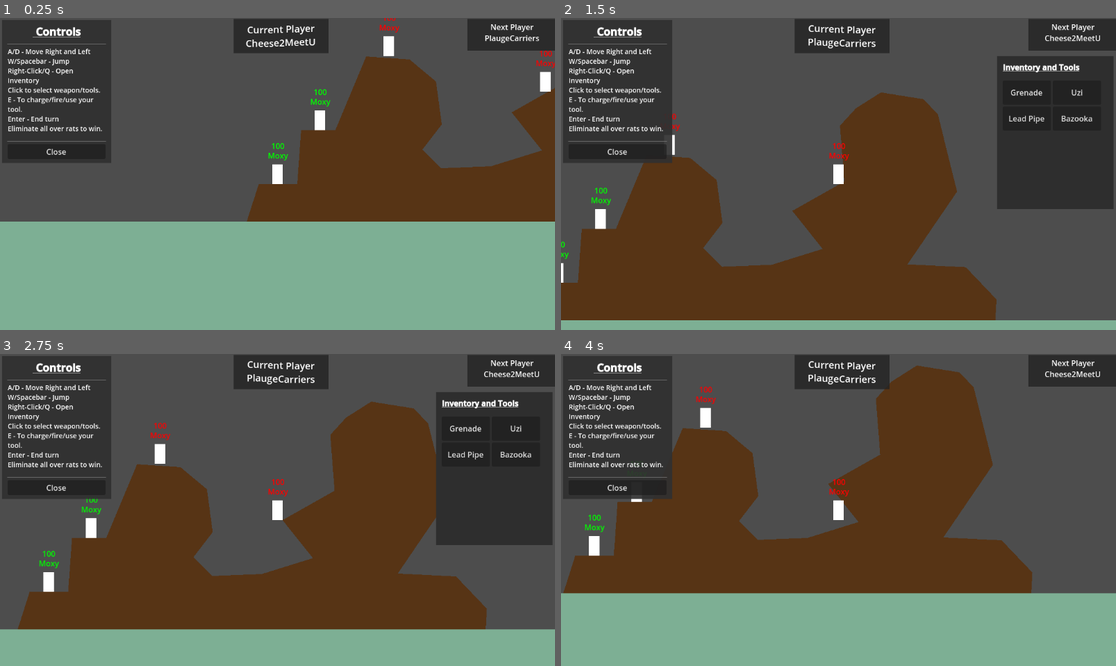
Above: before the commit, frames 1-4 (two rows, left to right).
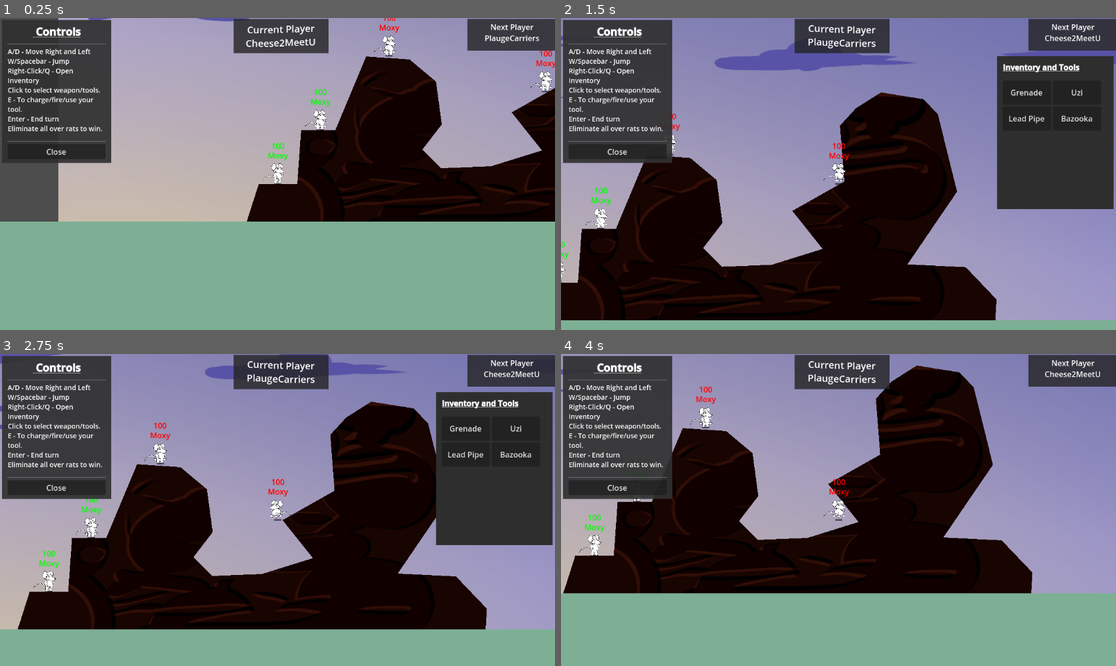
Above: after the commit, the same moments.

Repository: malceore/LD56
Game: Godot game, scene res://scenes/battle_ground/battle_ground.tscn
The game is run twice, just before and just after one commit, with the same random seed, the same clock (stepped at 60 frames per second) and the same inputs.
Inputs (mouse positions are in pixels of both pictures, inside the frame that each line leads up to):
- Up to frame 1 (0.25 s): no input
- Up to frame 2 (1.5 s): tap Enter (Skip_Turn) at 0.5 s; move the mouse to (960, 158) at 0.52 s; hold E (Shoot) 0.53-1.28 s; hold D (Move_Right) from 0.53 s (still down); click (960, 158) at 0.67 s; tap Space (Jump) at 0.77 s; move the mouse to (727, 189) at 1.27 s; tap Q at 1.35 s; click (727, 189) at 1.42 s
- Up to frame 3 (2.75 s): tap Space (Jump) at 1.52 s; move the mouse to (333, 441) at 2.02 s; release D (Move_Right) at 2.03 s; hold A (Move_Left) from 2.03 s (still down); hold E (Shoot) from 2.03 s (still down); click (333, 441) at 2.17 s
- Up to frame 4 (4 s): move the mouse to (810, 572) at 2.77 s; release A (Move_Left) at 2.78 s; release E (Shoot) at 2.78 s; hold D (Move_Right) from 2.78 s (still down); tap Q at 2.85 s; click (810, 572) at 2.92 s; tap Space (Jump) at 3.02, 3.77 s; move the mouse to (1005, 556) at 3.52 s; hold E (Shoot) from 3.53 s (still down); click (1005, 556) at 3.67 s

The runs differ from the first frame. In frame 1, 50% of the frame differs, in the area x 10-100%, y 0-66%; in frame 2, 74%, in the area x 0-100%, y 0-97%; in frame 3, 65%; in frame 4, 64%.

Commit message:
added character sprites, graphics for backgrounds and sky, applied them. have graphics for weapons, but need to apply them still.

Diff:
--- a/scenes/character/character.gd
+++ b/scenes/character/character.gd
@@ -4,6 +4,8 @@
 @export var custom_name = "Moxy"
 @onready var name_label = $NameLabel
 @onready var health_label = $HealthLabel
+@onready var sprite_ap = $Sprite.get_node("AnimationPlayer")
+@onready var sprite_body = $Sprite.get_node("Body")
 
 const SPEED = 150.0
 const JUMP_VELOCITY = -200.0
@@ -66,4 +68,14 @@
 		else:
 			velocity.x = move_toward(velocity.x, 0, SPEED)
 
+		# Handle Animation
+		if velocity.x != 0:
+			sprite_ap.play("scurry")
+			if velocity.x < 0:
+				sprite_body.scale.x = -1
+			else:
+				sprite_body.scale.x = 1
+		else:
+			sprite_ap.play("idle")
+
 		move_and_slide()
--- a/scenes/character/character.tscn
+++ b/scenes/character/character.tscn
@@ -1,6 +1,7 @@
-[gd_scene load_steps=3 format=3 uid="uid://dgq8ynyvfh4y2"]
+[gd_scene load_steps=4 format=3 uid="uid://dgq8ynyvfh4y2"]
 
 [ext_resource type="Script" path="res://scenes/character/character.gd" id="1_cqf68"]
+[ext_resource type="PackedScene" uid="uid://d48v7jhv47s6" path="res://scenes/character/sprite_2/sprite.tscn" id="2_1ryj8"]
 
 [sub_resource type="CapsuleShape2D" id="CapsuleShape2D_1u11f"]
 height = 42.0
@@ -8,14 +9,19 @@
 [node name="Character" type="CharacterBody2D"]
 script = ExtResource("1_cqf68")
 
+[node name="ColorRect" type="ColorRect" parent="."]
+offset_left = -7.0
+offset_top = 19.0
+offset_right = 8.0
+offset_bottom = 22.0
+color = Color(0, 0, 0, 0.6)
+
+[node name="Sprite" parent="." instance=ExtResource("2_1ryj8")]
+position = Vector2(-1, -3)
+scale = Vector2(0.101608, 0.101608)
+
 [node name="CollisionShape2D" type="CollisionShape2D" parent="."]
 shape = SubResource("CapsuleShape2D_1u11f")
-
-[node name="ColorRect" type="ColorRect" parent="."]
-offset_left = -11.0
-offset_top = -20.0
-offset_right = 11.0
-offset_bottom = 21.0
 
 [node name="NameLabel" type="RichTextLabel" parent="."]
 custom_minimum_size = Vector2(100, 25)
--- /dev/null
+++ b/scenes/character/sprite_2/sprite.tscn
@@ -0,0 +1,542 @@
+[gd_scene load_steps=6 format=3 uid="uid://d48v7jhv47s6"]
+
+[ext_resource type="Texture2D" uid="uid://bn6o67cgyg4pb" path="res://graphics/sprites/mouse_sprites.png" id="1_8j8pr"]
+
+[sub_resource type="Animation" id="Animation_oc47t"]
+resource_name = "idle"
+length = 3.0
+loop_mode = 1
+tracks/0/type = "value"
+tracks/0/imported = false
+tracks/0/enabled = true
+tracks/0/path = NodePath("Body:scale")
+tracks/0/interp = 1
+tracks/0/loop_wrap = true
+tracks/0/keys = {
+"times": PackedFloat32Array(0, 1.5, 3),
+"transitions": PackedFloat32Array(1, 1.41421, 1),
+"update": 0,
+"values": [Vector2(1, 1), Vector2(0.957, 1.059), Vector2(1, 1)]
+}
+tracks/1/type = "value"
+tracks/1/imported = false
+tracks/1/enabled = true
+tracks/1/path = NodePath("Body/Leg1:visible")
+tracks/1/interp = 1
+tracks/1/loop_wrap = true
+tracks/1/keys = {
+"times": PackedFloat32Array(0),
+"transitions": PackedFloat32Array(1),
+"update": 1,
+"values": [true]
+}
+tracks/2/type = "value"
+tracks/2/imported = false
+tracks/2/enabled = true
+tracks/2/path = NodePath("Body/Leg2:visible")
+tracks/2/interp = 1
+tracks/2/loop_wrap = true
+tracks/2/keys = {
+"times": PackedFloat32Array(0),
+"transitions": PackedFloat32Array(1),
+"update": 1,
+"values": [true]
+}
+tracks/3/type = "value"
+tracks/3/imported = false
+tracks/3/enabled = true
+tracks/3/path = NodePath("Body/feets2:position")
+tracks/3/interp = 1
+tracks/3/loop_wrap = true
+tracks/3/keys = {
+"times": PackedFloat32Array(0),
+"transitions": PackedFloat32Array(1),
+"update": 0,
+"values": [Vector2(-1014, -254)]
+}
+tracks/4/type = "value"
+tracks/4/imported = false
+tracks/4/enabled = true
+tracks/4/path = NodePath("Body/feets3:position")
+tracks/4/interp = 1
+tracks/4/loop_wrap = true
+tracks/4/keys = {
+"times": PackedFloat32Array(0),
+"transitions": PackedFloat32Array(1),
+"update": 0,
+"values": [Vector2(-700, -750)]
+}
+tracks/5/type = "value"
+tracks/5/imported = false
+tracks/5/enabled = true
+tracks/5/path = NodePath("Body/feets:position")
+tracks/5/interp = 1
+tracks/5/loop_wrap = true
+tracks/5/keys = {
+"times": PackedFloat32Array(0),
+"transitions": PackedFloat32Array(1),
+"update": 0,
+"values": [Vector2(-889, -530)]
+}
+tracks/6/type = "value"
+tracks/6/imported = false
+tracks/6/enabled = true
+tracks/6/path = NodePath("Body/Arm1:position")
+tracks/6/interp = 1
+tracks/6/loop_wrap = true
+tracks/6/keys = {
+"times": PackedFloat32Array(0),
+"transitions": PackedFloat32Array(1),
+"update": 0,
+"values": [Vector2(-266.638, 51.6961)]
+}
+tracks/7/type = "value"
+tracks/7/imported = false
+tracks/7/enabled = true
+tracks/7/path = NodePath("Body/Leg2:position")
+tracks/7/interp = 1
+tracks/7/loop_wrap = true
+tracks/7/keys = {
+"times": PackedFloat32Array(0),
+"transitions": PackedFloat32Array(1),
+"update": 0,
+"values": [Vector2(-264, -407)]
+}
+tracks/8/type = "value"
+tracks/8/imported = false
+tracks/8/enabled = true
+tracks/8/path = NodePath("Body/Leg1:position")
+tracks/8/interp = 1
+tracks/8/loop_wrap = true
+tracks/8/keys = {
+"times": PackedFloat32Array(0),
+"transitions": PackedFloat32Array(1),
+"update": 0,
+"values": [Vector2(-144, -460)]
+}
+tracks/9/type = "value"
+tracks/9/imported = false
+tracks/9/enabled = true
+tracks/9/path = NodePath("Body/Torso:position")
+tracks/9/interp = 1
+tracks/9/loop_wrap = true
+tracks/9/keys = {
+"times": PackedFloat32Array(0),
+"transitions": PackedFloat32Array(1),
+"update": 0,
+"values": [Vector2(-125.638, -381.304)]
+}
+tracks/10/type = "value"
+tracks/10/imported = false
+tracks/10/enabled = true
+tracks/10/path = NodePath("Body/Head:position")
+tracks/10/interp = 1
+tracks/10/loop_wrap = true
+tracks/10/keys = {
+"times": PackedFloat32Array(0),
+"transitions": PackedFloat32Array(1),
+"update": 0,
+"values": [Vector2(-381.638, -212.304)]
+}
+tracks/11/type = "value"
+tracks/11/imported = false
+tracks/11/enabled = true
+tracks/11/path = NodePath("Body/Arm2:position")
+tracks/11/interp = 1
+tracks/11/loop_wrap = true
+tracks/11/keys = {
+"times": PackedFloat32Array(0),
+"transitions": PackedFloat32Array(1),
+"update": 0,
+"values": [Vector2(-251.638, -163.304)]
+}
+tracks/12/type = "value"
+tracks/12/imported = false
+tracks/12/enabled = true
+tracks/12/path = NodePath("Body/Tail:position")
+tracks/12/interp = 1
+tracks/12/loop_wrap = true
+tracks/12/keys = {
+"times": PackedFloat32Array(0),
+"transitions": PackedFloat32Array(1),
+"update": 0,
+"values": [Vector2(227.362, 1152.7)]
+}
+
+[sub_resource type="Animation" id="Animation_jb0vv"]
+length = 0.001
+tracks/0/type = "value"
+tracks/0/imported = false
+tracks/0/enabled = true
+tracks/0/path = NodePath("Body:scale")
+tracks/0/interp = 1
+tracks/0/loop_wrap = true
+tracks/0/keys = {
+"times": PackedFloat32Array(0),
+"transitions": PackedFloat32Array(1),
+"update": 0,
+"values": [Vector2(1, 1)]
+}
+tracks/1/type = "value"
+tracks/1/imported = false
+tracks/1/enabled = true
+tracks/1/path = NodePath("Body/Leg1:visible")
+tracks/1/interp = 1
+tracks/1/loop_wrap = true
+tracks/1/keys = {
+"times": PackedFloat32Array(0),
+"transitions": PackedFloat32Array(1),
+"update": 1,
+"values": [true]
+}
+tracks/2/type = "value"
+tracks/2/imported = false
+tracks/2/enabled = true
+tracks/2/path = NodePath("Body/Leg2:visible")
+tracks/2/interp = 1
+tracks/2/loop_wrap = true
+tracks/2/keys = {
+"times": PackedFloat32Array(0),
+"transitions": PackedFloat32Array(1),
+"update": 1,
+"values": [true]
+}
+tracks/3/type = "value"
+tracks/3/imported = false
+tracks/3/enabled = true
+tracks/3/path = NodePath("Body/feets:position")
+tracks/3/interp = 1
+tracks/3/loop_wrap = true
+tracks/3/keys = {
+"times": PackedFloat32Array(0),
+"transitions": PackedFloat32Array(1),
+"update": 0,
+"values": [Vector2(-892.658, -450.607)]
+}
+tracks/4/type = "value"
+tracks/4/imported = false
+tracks/4/enabled = true
+tracks/4/path = NodePath("Body/feets3:position")
+tracks/4/interp = 1
+tracks/4/loop_wrap = true
+tracks/4/keys = {
+"times": PackedFloat32Array(0),
+"transitions": PackedFloat32Array(1),
+"update": 0,
+"values": [Vector2(-798.658, -680.607)]
+}
+tracks/5/type = "value"
+tracks/5/imported = false
+tracks/5/enabled = true
+tracks/5/path = NodePath("Body/feets2:position")
+tracks/5/interp = 1
+tracks/5/loop_wrap = true
+tracks/5/keys = {
+"times": PackedFloat32Array(0),
+"transitions": PackedFloat32Array(1),
+"update": 0,
+"values": [Vector2(-934.658, -186.607)]
+}
+tracks/6/type = "value"
+tracks/6/imported = false
+tracks/6/enabled = true
+tracks/6/path = NodePath("Body/Tail:position")
+tracks/6/interp = 1
+tracks/6/loop_wrap = true
+tracks/6/keys = {
+"times": PackedFloat32Array(0),
+"transitions": PackedFloat32Array(1),
+"update": 0,
+"values": [Vector2(227, 1162)]
+}
+tracks/7/type = "value"
+tracks/7/imported = false
+tracks/7/enabled = true
+tracks/7/path = NodePath("Body/Torso:position")
+tracks/7/interp = 1
+tracks/7/loop_wrap = true
+tracks/7/keys = {
+"times": PackedFloat32Array(0),
+"transitions": PackedFloat32Array(1),
+"update": 0,
+"values": [Vector2(-126, -372)]
+}
+tracks/8/type = "value"
+tracks/8/imported = false
+tracks/8/enabled = true
+tracks/8/path = NodePath("Body/Head:position")
+tracks/8/interp = 1
+tracks/8/loop_wrap = true
+tracks/8/keys = {
+"times": PackedFloat32Array(0),
+"transitions": PackedFloat32Array(1),
+"update": 0,
+"values": [Vector2(-382, -203)]
+}
+tracks/9/type = "value"
+tracks/9/imported = false
+tracks/9/enabled = true
+tracks/9/path = NodePath("Body/Arm2:position")
+tracks/9/interp = 1
+tracks/9/loop_wrap = true
+tracks/9/keys = {
+"times": PackedFloat32Array(0),
+"transitions": PackedFloat32Array(1),
+"update": 0,
+"values": [Vector2(-252, -154)]
+}
+tracks/10/type = "value"
+tracks/10/imported = false
+tracks/10/enabled = true
+tracks/10/path = NodePath("Body/Arm1:position")
+tracks/10/interp = 1
+tracks/10/loop_wrap = true
+tracks/10/keys = {
+"times": PackedFloat32Array(0),
+"transitions": PackedFloat32Array(1),
+"update": 0,
+"values": [Vector2(-267, 61)]
+}
+tracks/11/type = "value"
+tracks/11/imported = false
+tracks/11/enabled = true
+tracks/11/path = NodePath("Body/Leg2:position")
+tracks/11/interp = 1
+tracks/11/loop_wrap = true
+tracks/11/keys = {
+"times": PackedFloat32Array(0),
+"transitions": PackedFloat32Array(1),
+"update": 0,
+"values": [Vector2(-264, -407)]
+}
+tracks/12/type = "value"
+tracks/12/imported = false
+tracks/12/enabled = true
+tracks/12/path = NodePath("Body/Leg1:position")
+tracks/12/interp = 1
+tracks/12/loop_wrap = true
+tracks/12/keys = {
+"times": PackedFloat32Array(0),
+"transitions": PackedFloat32Array(1),
+"update": 0,
+"values": [Vector2(-144, -460)]
+}
+
+[sub_resource type="Animation" id="Animation_lvajy"]
+resource_name = "scurry"
+length = 1.3
+loop_mode = 1
+tracks/0/type = "value"
+tracks/0/imported = false
+tracks/0/enabled = true
+tracks/0/path = NodePath("Body/Leg1:visible")
+tracks/0/interp = 1
+tracks/0/loop_wrap = true
+tracks/0/keys = {
+"times": PackedFloat32Array(0),
+"transitions": PackedFloat32Array(1),
+"update": 1,
+"values": [false]
+}
+tracks/1/type = "value"
+tracks/1/imported = false
+tracks/1/enabled = true
+tracks/1/path = NodePath("Body/Leg2:visible")
+tracks/1/interp = 1
+tracks/1/loop_wrap = true
+tracks/1/keys = {
+"times": PackedFloat32Array(0),
+"transitions": PackedFloat32Array(1),
+"update": 1,
+"values": [false]
+}
+tracks/2/type = "value"
+tracks/2/imported = false
+tracks/2/enabled = true
+tracks/2/path = NodePath("Body/feets:position")
+tracks/2/interp = 1
+tracks/2/loop_wrap = true
+tracks/2/keys = {
+"times": PackedFloat32Array(0, 0.3, 0.6, 0.9, 1.2),
+"transitions": PackedFloat32Array(1, 1, 1, 1, 1),
+"update": 1,
+"values": [Vector2(-892.658, -450.607), Vector2(-889, -533), Vector2(-892.658, -450.607), Vector2(-889, -533), Vector2(-892.658, -450.607)]
+}
+tracks/3/type = "value"
+tracks/3/imported = false
+tracks/3/enabled = true
+tracks/3/path = NodePath("Body/feets3:position")
+tracks/3/interp = 1
+tracks/3/loop_wrap = true
+tracks/3/keys = {
+"times": PackedFloat32Array(0, 0.3, 0.6, 0.9, 1.2),
+"transitions": PackedFloat32Array(1, 1, 1, 1, 1),
+"update": 1,
+"values": [Vector2(-798.658, -680.607), Vector2(-755, -669), Vector2(-798.658, -680.607), Vector2(-755, -669), Vector2(-798.658, -680.607)]
+}
+tracks/4/type = "value"
+tracks/4/imported = false
+tracks/4/enabled = true
+tracks/4/path = NodePath("Body/feets2:position")
+tracks/4/interp = 1
+tracks/4/loop_wrap = true
+tracks/4/keys = {
+"times": PackedFloat32Array(0, 0.3, 0.6, 0.9, 1.2),
+"transitions": PackedFloat32Array(1, 1, 1, 1, 1),
+"update": 1,
+"values": [Vector2(-934.658, -186.607), Vector2(-978, -178), Vector2(-934.658, -186.607), Vector2(-978, -178), Vector2(-934.658, -186.607)]
+}
+tracks/5/type = "value"
+tracks/5/imported = false
+tracks/5/enabled = true
+tracks/5/path = NodePath("Body/Tail:position")
+tracks/5/interp = 1
+tracks/5/loop_wrap = true
+tracks/5/keys = {
+"times": PackedFloat32Array(0, 0.3, 0.6, 0.9, 1.2),
+"transitions": PackedFloat32Array(1, 1, 1, 1, 1),
+"update": 1,
+"values": [Vector2(227, 1162), Vector2(227.362, 1152.7), Vector2(227, 1162), Vector2(227.362, 1152.7), Vector2(227, 1162)]
+}
+tracks/6/type = "value"
+tracks/6/imported = false
+tracks/6/enabled = true
+tracks/6/path = NodePath("Body/Torso:position")
+tracks/6/interp = 1
+tracks/6/loop_wrap = true
+tracks/6/keys = {
+"times": PackedFloat32Array(0, 0.3, 0.6, 0.9, 1.2),
+"transitions": PackedFloat32Array(1, 1, 1, 1, 1),
+"update": 1,
+"values": [Vector2(-126, -372), Vector2(-125.638, -381.304), Vector2(-126, -372), Vector2(-125.638, -381.304), Vector2(-126, -372)]
+}
+tracks/7/type = "value"
+tracks/7/imported = false
+tracks/7/enabled = true
+tracks/7/path = NodePath("Body/Head:position")
+tracks/7/interp = 1
+tracks/7/loop_wrap = true
+tracks/7/keys = {
+"times": PackedFloat32Array(0, 0.3, 0.6, 0.9, 1.2),
+"transitions": PackedFloat32Array(1, 1, 1, 1, 1),
+"update": 1,
+"values": [Vector2(-382, -203), Vector2(-381.638, -212.304), Vector2(-382, -203), Vector2(-381.638, -212.304), Vector2(-382, -203)]
+}
+tracks/8/type = "value"
+tracks/8/imported = false
+tracks/8/enabled = true
+tracks/8/path = NodePath("Body/Arm2:position")
+tracks/8/interp = 1
+tracks/8/loop_wrap = true
+tracks/8/keys = {
+"times": PackedFloat32Array(0, 0.3, 0.6, 0.9, 1.2),
+"transitions": PackedFloat32Array(1, 1, 1, 1, 1),
+"update": 1,
+"values": [Vector2(-252, -154), Vector2(-251.638, -163.304), Vector2(-252, -154), Vector2(-251.638, -163.304), Vector2(-252, -154)]
+}
+tracks/9/type = "value"
+tracks/9/imported = false
+tracks/9/enabled = true
+tracks/9/path = NodePath("Body/Arm1:position")
+tracks/9/interp = 1
+tracks/9/loop_wrap = true
+tracks/9/keys = {
+"times": PackedFloat32Array(0, 0.3, 0.6, 0.9, 1.2),
+"transitions": PackedFloat32Array(1, 1, 1, 1, 1),
+"update": 1,
+"values": [Vector2(-267, 61), Vector2(-266.638, 51.6961), Vector2(-267, 61), Vector2(-266.638, 51.6961), Vector2(-267, 61)]
+}
+
+[sub_resource type="AnimationLibrary" id="AnimationLibrary_43owh"]
+_data = {
+"RESET": SubResource("Animation_jb0vv"),
+"idle": SubResource("Animation_oc47t"),
+"scurry": SubResource("Animation_lvajy")
+}
+
+[node name="Sprite" type="Sprite2D"]
+
+[node name="Body" type="Node2D" parent="."]
+
+[node name="feets" type="Polygon2D" parent="Body"]
+position = Vector2(-892.658, -450.607)
+rotation = -0.0175265
+scale = Vector2(0.783296, 0.897257)
+texture = ExtResource("1_8j8pr")
+polygon = PackedVector2Array(1144.93, 738.261, 1221.74, 713.623, 1220.29, 675.942, 1078.26, 673.043, 1073.91, 706.377)
+uv = PackedVector2Array(1144.93, 738.261, 1221.74, 713.623, 1220.29, 675.942, 1078.26, 673.043, 1073.91, 706.377)
+
+[node name="feets3" type="Polygon2D" parent="Body"]
+position = Vector2(-798.658, -680.607)
+rotation = 0.244695
+scale = Vector2(0.783296, 0.897257)
+texture = ExtResource("1_8j8pr")
+polygon = PackedVector2Array(1144.93, 738.261, 1221.74, 713.623, 1220.29, 675.942, 1078.26, 673.043, 1073.91, 706.377)
+uv = PackedVector2Array(1144.93, 738.261, 1221.74, 713.623, 1220.29, 675.942, 1078.26, 673.043, 1073.91, 706.377)
+
+[node name="feets2" type="Polygon2D" parent="Body"]
+position = Vector2(-934.658, -186.607)
+rotation = -0.299549
+scale = Vector2(0.783296, 0.897257)
+texture = ExtResource("1_8j8pr")
+polygon = PackedVector2Array(1144.93, 738.261, 1221.74, 713.623, 1220.29, 675.942, 1078.26, 673.043, 1073.91, 706.377)
+uv = PackedVector2Array(1144.93, 738.261, 1221.74, 713.623, 1220.29, 675.942, 1078.26, 673.043, 1073.91, 706.377)
+
+[node name="Tail" type="Polygon2D" parent="Body"]
+position = Vector2(227, 1162)
+rotation = 3.00632
+scale = Vector2(0.784387, 0.784387)
+texture = ExtResource("1_8j8pr")
+polygon = PackedVector2Array(23.4568, 1456.79, 56.7901, 1488.27, 95.679, 1467.9, 112.963, 1416.05, 146.914, 1394.44, 241.358, 1443.83, 351.852, 1457.41, 437.037, 1434.57, 488.889, 1383.95, 508.642, 1324.07, 483.333, 1326.54, 458.642, 1367.9, 387.654, 1409.88, 301.235, 1416.67, 214.198, 1381.48, 144.444, 1337.04, 79.0123, 1335.8, 51.8519, 1370.99, 29.6296, 1403.7)
+uv = PackedVector2Array(23.4568, 1456.79, 56.7901, 1488.27, 95.679, 1467.9, 112.963, 1416.05, 146.914, 1394.44, 241.358, 1443.83, 351.852, 1457.41, 437.037, 1434.57, 488.889, 1383.95, 508.642, 1324.07, 483.333, 1326.54, 458.642, 1367.9, 387.654, 1409.88, 301.235, 1416.67, 214.198, 1381.48, 144.444, 1337.04, 79.0123, 1335.8, 51.8519, 1370.99, 29.6296, 1403.7)
+
+[node name="Arm1" type="Polygon2D" parent="Body"]
+position = Vector2(-267, 61)
+rotation = -0.779501
+scale = Vector2(0.625149, 0.559156)
+texture = ExtResource("1_8j8pr")
+polygon = PackedVector2Array(387.654, 288.889, 300, 363.58, 299.383, 418.519, 443.21, 501.852, 490.741, 446.914, 393.827, 374.691, 441.358, 327.778, 432.716, 295.062)
+uv = PackedVector2Array(387.654, 288.889, 300, 363.58, 299.383, 418.519, 443.21, 501.852, 490.741, 446.914, 393.827, 374.691, 441.358, 327.778, 432.716, 295.062)
+
+[node name="Leg2" type="Polygon2D" parent="Body"]
+position = Vector2(-264, -407)
+rotation = -0.192442
+scale = Vector2(0.526509, 0.526509)
+texture = ExtResource("1_8j8pr")
+polygon = PackedVector2Array(297.531, 1040.74, 336.42, 1285.19, 419.753, 1300, 431.482, 1282.72, 414.198, 1248.77, 507.407, 1057.41, 405.556, 1006.17)
+uv = PackedVector2Array(297.531, 1040.74, 336.42, 1285.19, 419.753, 1300, 431.482, 1282.72, 414.198, 1248.77, 507.407, 1057.41, 405.556, 1006.17)
+
+[node name="Leg1" type="Polygon2D" parent="Body"]
+position = Vector2(-144, -460)
+rotation = 0.1223
+scale = Vector2(0.516042, 0.516042)
+texture = ExtResource("1_8j8pr")
+polygon = PackedVector2Array(297.531, 1040.74, 336.42, 1285.19, 419.753, 1300, 431.482, 1282.72, 414.198, 1248.77, 507.407, 1057.41, 405.556, 1006.17)
+uv = PackedVector2Array(297.531, 1040.74, 336.42, 1285.19, 419.753, 1300, 431.482, 1282.72, 414.198, 1248.77, 507.407, 1057.41, 405.556, 1006.17)
+
+[node name="Torso" type="Polygon2D" parent="Body"]
+position = Vector2(-126, -372)
+scale = Vector2(0.508542, 0.526541)
+texture = ExtResource("1_8j8pr")
+polygon = PackedVector2Array(223.457, 646.914, 93.2099, 911.728, 155.556, 969.136, 414.198, 965.432, 469.136, 888.889, 425.926, 775.926, 314.198, 691.358)
+uv = PackedVector2Array(223.457, 646.914, 93.2099, 911.728, 155.556, 969.136, 414.198, 965.432, 469.136, 888.889, 425.926, 775.926, 314.198, 691.358)
+
+[node name="Head" type="Polygon2D" parent="Body"]
+position = Vector2(-382, -203)
+scale = Vector2(1.04294, 1.08301)
+texture = ExtResource("1_8j8pr")
+polygon = PackedVector2Array(388.272, 39.5062, 419.136, 16.0494, 462.346, 35.1852, 482.099, 79.0123, 467.284, 125.926, 495.679, 151.235, 520.988, 138.889, 520.988, 194.444, 445.062, 205.556, 350, 204.321, 309.259, 200.617, 279.012, 164.815, 251.235, 116.667, 259.259, 69.1358, 284.568, 27.7778, 319.753, 16.0494, 340.741, 43.2099)
+uv = PackedVector2Array(388.272, 39.5062, 419.136, 16.0494, 462.346, 35.1852, 482.099, 79.0123, 467.284, 125.926, 495.679, 151.235, 520.988, 138.889, 520.988, 194.444, 445.062, 205.556, 350, 204.321, 309.259, 200.617, 279.012, 164.815, 251.235, 116.667, 259.259, 69.1358, 284.568, 27.7778, 319.753, 16.0494, 340.741, 43.2099)
+
+[node name="Arm2" type="Polygon2D" parent="Body"]
+position = Vector2(-252, -154)
+rotation = -0.0175265
+scale = Vector2(0.562678, 0.572596)
+texture = ExtResource("1_8j8pr")
+polygon = PackedVector2Array(387.654, 288.889, 300, 363.58, 299.383, 418.519, 443.21, 501.852, 490.741, 446.914, 393.827, 374.691, 441.358, 327.778, 432.716, 295.062)
+uv = PackedVector2Array(387.654, 288.889, 300, 363.58, 299.383, 418.519, 443.21, 501.852, 490.741, 446.914, 393.827, 374.691, 441.358, 327.778, 432.716, 295.062)
+
+[node name="AnimationPlayer" type="AnimationPlayer" parent="."]
+libraries = {
+"": SubResource("AnimationLibrary_43owh")
+}
--- a/scenes/terrian/terrian.tscn
+++ b/scenes/terrian/terrian.tscn
@@ -1,12 +1,21 @@
-[gd_scene load_steps=3 format=3 uid="uid://gog7cyujijfw"]
+[gd_scene load_steps=5 format=3 uid="uid://gog7cyujijfw"]
 
 [ext_resource type="Script" path="res://scenes/terrian/terrian.gd" id="1_ret17"]
+[ext_resource type="Texture2D" uid="uid://cq8gkhqffhwpd" path="res://scenes/terrian/terrian_texture_1.png" id="2_oyrif"]
+[ext_resource type="Texture2D" uid="uid://xyagqkbhe8pu" path="res://scenes/terrian/backgrounds.png" id="3_x8mn1"]
 
 [sub_resource type="RectangleShape2D" id="RectangleShape2D_fuk8r"]
 size = Vector2(2868, 112)
 
 [node name="Terrian" type="Node2D"]
 script = ExtResource("1_ret17")
+
+[node name="Background" type="Sprite2D" parent="."]
+position = Vector2(569, 345.5)
+scale = Vector2(1.60742, 0.90918)
+texture = ExtResource("3_x8mn1")
+hframes = 2
+vframes = 2
 
 [node name="StaticBody2D" type="StaticBody2D" parent="."]
 collision_layer = 3
@@ -17,6 +26,7 @@
 
 [node name="Polygon2D" type="Polygon2D" parent="."]
 color = Color(0.342008, 0.204449, 0.0826466, 1)
+texture = ExtResource("2_oyrif")
 polygon = PackedVector2Array(132, 654, 162, 560, 242, 560, 250, 448, 321, 448, 385, 295, 475, 301, 530, 347, 542, 436, 502, 488, 541, 527, 644, 523, 750, 490, 687, 411, 795, 350, 786, 234, 819, 198, 871, 165, 959, 179, 989, 210, 1029, 371, 926, 522, 1047, 528, 1111, 595, 1107, 663)
 
 [node name="Water" type="Area2D" parent="."]
Binary file added: graphics/sprites/mouse_sprites.png
Not shown, added: graphics/sprites/mouse_sprites.png.import
Binary file added: scenes/inventory/weapons.png
Binary file added: scenes/terrian/backgrounds.png
Not shown, added: scenes/terrian/backgrounds.png.import
Binary file added: scenes/terrian/terrian_texture_1.png
Not shown, added: scenes/terrian/terrian_texture_1.png.import
Binary file added: scenes/terrian/terrian_texture_2.png
Not shown, added: scenes/terrian/terrian_texture_2.png.import
Binary file added: scenes/terrian/terrian_texture_3.png
Not shown, added: scenes/terrian/terrian_texture_3.png.import
Binary file added: scenes/terrian/terrian_texture_4.png
(and 14 more such lines)
